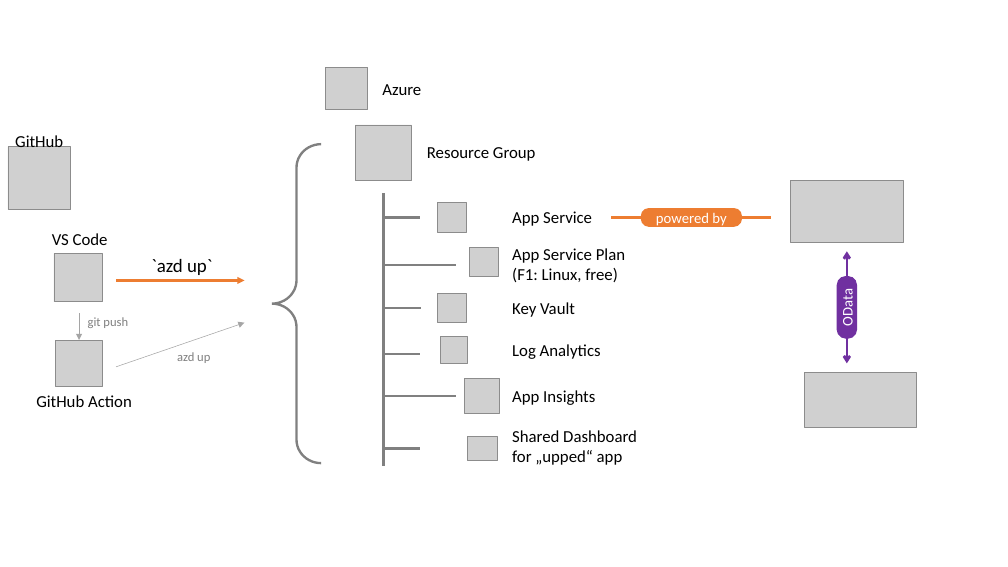
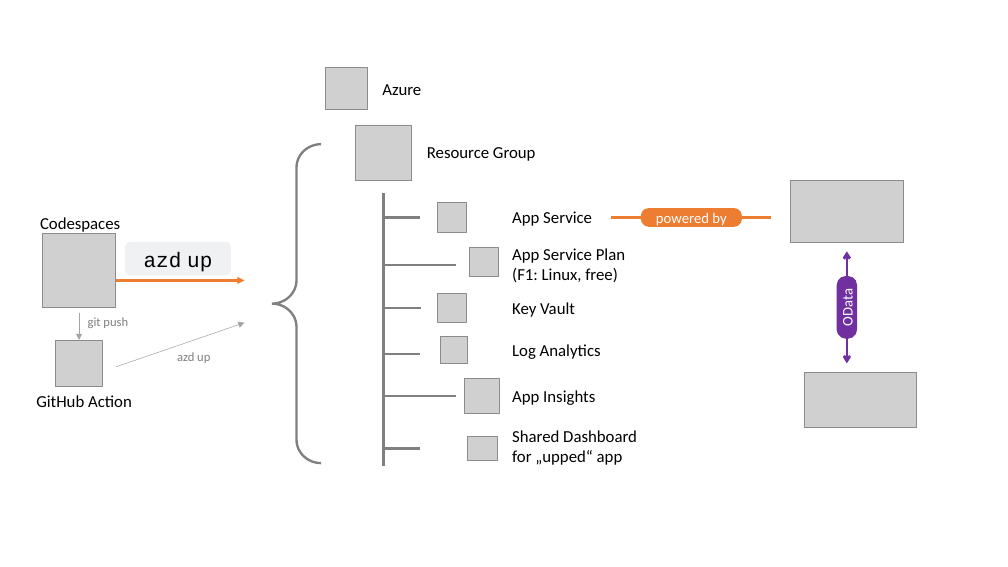
Before and after one commit to Azure-Samples/app-service-javascript-sap-cloud-sdk-quickstart, a slide deck: slide 1 of assets/drawings.pptx. Drawn at 1008x567 pixels with LibreOffice and Linux fonts; fonts in the diff are those of the drawing; grey boxes stand for pictures. Boxes give left, top, right and bottom in pixels: in the first picture for what was removed or moved away, otherwise in the second. Text is boxed around its words. In the diff, an @@ line names an element or a change of style, - is before the commit and + after.

Commit message:
image adjust, gh codespaces

```diff
--- a/assets/drawings.pptx
+++ b/assets/drawings.pptx
@@ picture removed at bbox=[8, 147, 70, 209] @@
@@ text removed at bbox=[15, 133, 63, 147] @@
-GitHub
@@ text at bbox=[40, 217, 120, 232]: text changed @@
-VS Code
+Codespaces
@@ picture added at bbox=[42, 234, 116, 308] @@
@@ picture removed at bbox=[54, 253, 102, 302] @@
@@ rounded rectangle "azd up": place and size @@
-rounded rectangle "azd up" at bbox=[151, 259, 212, 275]
+rounded rectangle "azd up" at bbox=[126, 242, 231, 275]
@@ rounded rectangle "azd up" at bbox=[126, 242, 231, 275]: vertical alignment top to middle; fill none to #EFF1F3 @@
@@ text in rounded rectangle at bbox=[144, 252, 212, 272]: text changed; size 18 to 20 pt; font Calibri to Courier New @@
-`azd up`
+azd up
```
Also in this commit, not shown: 1 other file.
